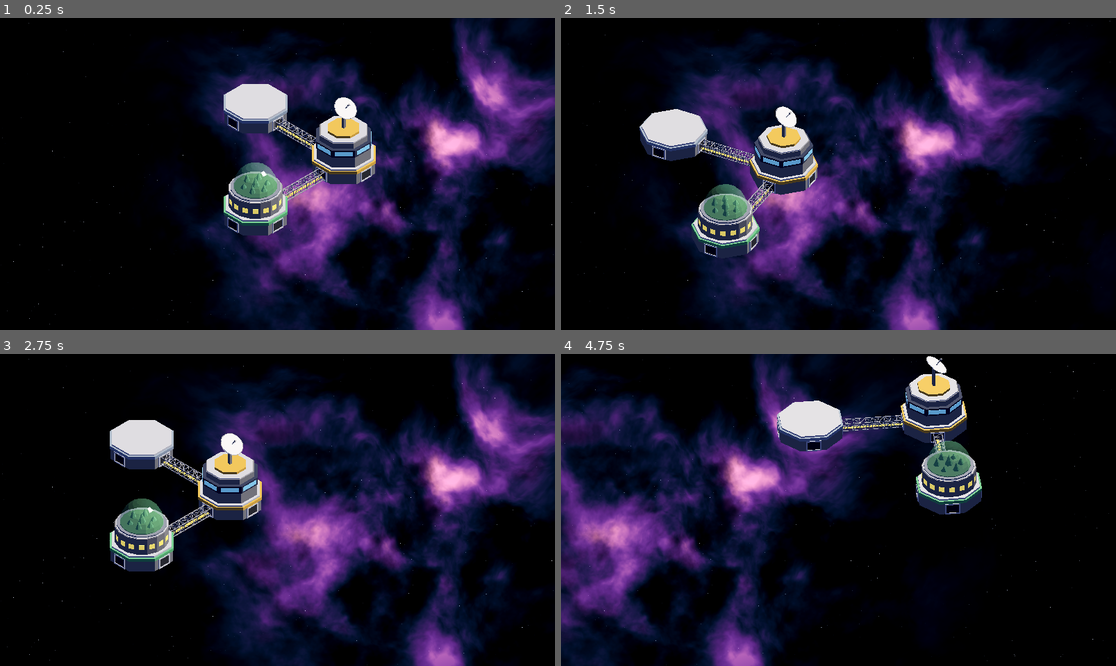
Above: before the commit, frames 1-4 (two rows, left to right).
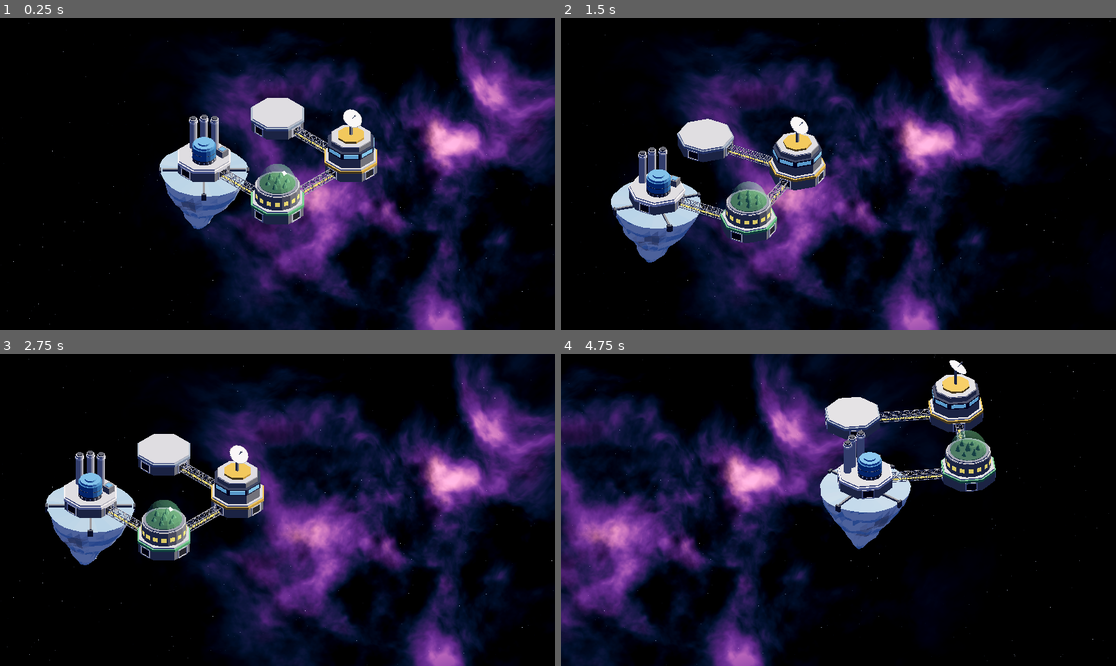
Above: after the commit, the same moments.

Repository: mturnbo/DeepYield
Game: Godot game, scene res://design/space/space_setting.tscn
The game is run twice, just before and just after one commit, with the same random seed, the same clock (stepped at 60 frames per second) and the same inputs.
Inputs (mouse positions are in pixels of both pictures, inside the frame that each line leads up to):
- Up to frame 1 (0.25 s): no input
- Up to frame 2 (1.5 s): tap Enter at 0.5 s; move the mouse to (960, 158) at 0.52 s; hold D 0.53-1.25 s; tap R at 0.6 s; click (960, 158) at 0.67 s; drag from (727, 189) to (810, 236) at 1.27 s
- Up to frame 3 (2.75 s): tap Space at 2 s; move the mouse to (333, 441) at 2.02 s; hold D from 2.03 s (still down); tap R at 2.1 s
- Up to frame 4 (4.75 s): release D at 2.75 s; drag from (810, 572) to (672, 463) at 2.77 s; tap Enter at 3.5 s; move the mouse to (1005, 556) at 3.52 s; hold A 3.53-4.25 s; tap R at 3.6 s; drag from (672, 463) to (755, 432) at 4.27 s

The runs differ from the first frame. In frame 1, 9.3% of the frame differs, in the area x 28-68%, y 21-70%; in frame 2, 9.8%; in frame 3, 9.5%; in frame 4, 11%, in the area x 38-79%, y 0-63%.

Commit message:
Add electrolysis plant with ice cradle and seeded comet ice chunks
Co-Authored-By: Claude Opus 5.5 <noreply@anthropic.com>

Diff:
--- /dev/null
+++ b/design/modules/electrolysis_plant.gd
@@ -0,0 +1,150 @@
+@tool
+extends "res://design/modules/module_base.gd"
+## The electrolysis plant: a module base with a white band, a round blue water tank,
+## three tall oxygen cylinders along the back and a small pump house. Under the keel
+## is the ice cradle: a collar with four clamp arms that grip the top edge of a towed
+## ice chunk. A chunk placed at ICE_MOUNT_Y locks into the cradle.
+## Distances are in meters.
+
+@export var tank_radius := 7.0:
+	set(value):
+		tank_radius = value
+		_rebuild()
+@export var tank_height := 7.0:
+	set(value):
+		tank_height = value
+		_rebuild()
+@export var cylinder_radius := 2.25:
+	set(value):
+		cylinder_radius = value
+		_rebuild()
+@export var cylinder_height := 20.0:
+	set(value):
+		cylinder_height = value
+		_rebuild()
+## How far out the cradle arms reach, to just inside the top edge of a 50 m chunk.
+@export var cradle_reach := 24.0:
+	set(value):
+		cradle_reach = value
+		_rebuild()
+@export var tank_color := Color("3d7fbf"):
+	set(value):
+		tank_color = value
+		_rebuild()
+@export var tank_top_color := Color("62a8e4"):
+	set(value):
+		tank_top_color = value
+		_rebuild()
+@export var cylinder_color := Color("b5bac2"):
+	set(value):
+		cylinder_color = value
+		_rebuild()
+@export var trim_color := Color("4a4f5a"):
+	set(value):
+		trim_color = value
+		_rebuild()
+@export var light_color := Color("e9edf2"):
+	set(value):
+		light_color = value
+		_rebuild()
+
+const ICE_MOUNT_Y := -6.0
+const TANK_SIDES := 16
+# The tank sits a little forward of center, toward the southeast.
+const TANK_CENTER := Vector3(2.5, 0, 2.5)
+# The pump house sits in the northeast corner.
+const PUMP_HOUSE_CENTER := Vector3(7.5, 0, -7.5)
+const BACK := Vector3(-0.7071, 0, -0.7071)
+const ALONG_BACK := Vector3(0.7071, 0, -0.7071)
+
+var _plant: MeshInstance3D
+
+
+func _init() -> void:
+	band_color = Color("f2f4f7")
+
+
+func _rebuild() -> void:
+	super()
+	if not is_inside_tree():
+		return
+	if _plant == null:
+		_plant = MeshInstance3D.new()
+		add_child(_plant)
+
+	var tank := SurfaceTool.new()
+	var tank_top := SurfaceTool.new()
+	var cylinders := SurfaceTool.new()
+	var trim := SurfaceTool.new()
+	var light := SurfaceTool.new()
+	var walls := SurfaceTool.new()
+	for st in [tank, tank_top, cylinders, trim, light, walls]:
+		st.begin(Mesh.PRIMITIVE_TRIANGLES)
+
+	var deck_top := hull_height / 2.0 + band_height + deck_height
+	_add_tank(tank, tank_top, trim, light, deck_top)
+	for spot in [BACK * 9.5, BACK * 8.0 + ALONG_BACK * 6.2, BACK * 8.0 - ALONG_BACK * 6.2]:
+		_add_cylinder(cylinders, light, trim, spot, deck_top)
+	_add_pump_house(walls, tank_top, deck_top)
+	_add_cradle(trim, walls)
+
+	var mesh := ArrayMesh.new()
+	for pair in [[tank, tank_color], [tank_top, tank_top_color], [cylinders, cylinder_color], [trim, trim_color], [light, light_color], [walls, hull_color]]:
+		pair[0].commit(mesh)
+		mesh.surface_set_material(mesh.get_surface_count() - 1, MeshBuilder.make_material(pair[1]))
+	_plant.mesh = mesh
+
+
+# A dark plinth with small lit windows, the blue tank with a seam around its middle,
+# then a shoulder and a cap on top.
+func _add_tank(tank: SurfaceTool, top: SurfaceTool, trim: SurfaceTool, light: SurfaceTool, deck_top: float) -> void:
+	var plinth_top := deck_top + 2.5
+	var tank_top := plinth_top + tank_height
+	_add_round(trim, TANK_CENTER, tank_radius, deck_top, plinth_top)
+	_add_round(tank, TANK_CENTER, tank_radius, plinth_top, tank_top)
+	_add_round(trim, TANK_CENTER, tank_radius + 0.15, plinth_top + tank_height * 0.5 - 0.15, plinth_top + tank_height * 0.5 + 0.15)
+	_add_round(top, TANK_CENTER, tank_radius * 0.88, tank_top, tank_top + 1.4)
+	_add_round(top, TANK_CENTER, tank_radius * 0.5, tank_top + 1.4, tank_top + 2.4)
+
+	var apothem := tank_radius * cos(PI / TANK_SIDES)
+	for i in TANK_SIDES:
+		var facing := Basis(Vector3.UP, i * TAU / TANK_SIDES)
+		var spot := TANK_CENTER + facing * Vector3(apothem, deck_top + 1.25, 0)
+		MeshBuilder.add_box(light, Vector3(0.2, 1.1, 0.7), Transform3D(facing, spot))
+
+
+# A tall oxygen cylinder with a light collar near the top and a darker cap.
+func _add_cylinder(body: SurfaceTool, light: SurfaceTool, trim: SurfaceTool, spot: Vector3, deck_top: float) -> void:
+	var top := deck_top + cylinder_height
+	_add_round(body, spot, cylinder_radius, deck_top, top)
+	_add_round(light, spot, cylinder_radius + 0.35, top - 2.4, top - 1.4)
+	_add_round(trim, spot, cylinder_radius * 0.75, top, top + 0.8)
+
+
+# A small block with a blue skylight on its roof.
+func _add_pump_house(walls: SurfaceTool, glass: SurfaceTool, deck_top: float) -> void:
+	var size := Vector3(5.0, 4.0, 5.0)
+	MeshBuilder.add_box(walls, size, Transform3D(Basis(), PUMP_HOUSE_CENTER + Vector3(0, deck_top + size.y / 2.0, 0)))
+	MeshBuilder.add_box(glass, Vector3(3.2, 0.3, 3.2), Transform3D(Basis(), PUMP_HOUSE_CENTER + Vector3(0, deck_top + size.y + 0.15, 0)))
+
+
+# A collar under the keel with four arms reaching out on the diagonals, between the
+# frame ports. Each arm ends in a clamp that drops over the edge of the ice.
+func _add_cradle(trim: SurfaceTool, walls: SurfaceTool) -> void:
+	var keel_bottom := -hull_height / 2.0 - keel_height
+	MeshBuilder.add_prism(trim, 8, _corner_radius(18.0), _corner_radius(18.0), ICE_MOUNT_Y + 0.6, keel_bottom, PI / 8.0)
+	for i in 4:
+		var direction := Basis(Vector3.UP, PI / 4.0 + i * PI / 2.0) * Vector3.RIGHT
+		var root := direction * 8.0 + Vector3(0, keel_bottom - 0.6, 0)
+		var elbow := direction * cradle_reach + Vector3(0, ICE_MOUNT_Y + 1.0, 0)
+		MeshBuilder.add_strut(walls, root, elbow, 1.2)
+		MeshBuilder.add_strut(walls, root + Vector3(0, -0.8, 0), elbow + Vector3(0, -0.4, 0), 0.8)
+		var clamp_basis := Basis(Vector3.UP, atan2(-direction.z, direction.x))
+		MeshBuilder.add_box(trim, Vector3(1.4, 4.0, 3.0), Transform3D(clamp_basis, elbow + direction * 1.4 + Vector3(0, -1.5, 0)))
+
+
+func _add_round(st: SurfaceTool, center: Vector3, radius: float, bottom: float, top: float) -> void:
+	var piece := SurfaceTool.new()
+	piece.begin(Mesh.PRIMITIVE_TRIANGLES)
+	MeshBuilder.add_prism(piece, TANK_SIDES, radius, radius, bottom, top, PI / TANK_SIDES)
+	st.append_from(piece.commit(), 0, Transform3D(Basis(), center))
--- a/design/modules/frame_piece.gd
+++ b/design/modules/frame_piece.gd
@@ -79,8 +79,8 @@
 		var x1 := x0 + bay
 		var flip := 1.0 if i % 2 == 0 else -1.0
 		for z in [-hz, hz]:
-			_strut(truss, Vector3(x0, -hy * flip, z), Vector3(x1, hy * flip, z))
-		_strut(truss, Vector3(x0, hy, -hz * flip), Vector3(x1, hy, hz * flip))
+			MeshBuilder.add_strut(truss, Vector3(x0, -hy * flip, z), Vector3(x1, hy * flip, z), brace_thickness)
+		MeshBuilder.add_strut(truss, Vector3(x0, hy, -hz * flip), Vector3(x1, hy, hz * flip), brace_thickness)
 
 	# The rail runs along the floor of the truss.
 	_box(rail, Vector3(length, 0.3, 1.4), Vector3(length / 2.0, -hy + chord_thickness / 2.0 + 0.15, 0))
@@ -95,14 +95,3 @@
 
 func _box(st: SurfaceTool, size: Vector3, center: Vector3) -> void:
 	MeshBuilder.add_box(st, size, Transform3D(Basis(), center))
-
-
-# A thin box from one point to another.
-func _strut(st: SurfaceTool, from: Vector3, to: Vector3) -> void:
-	var along := to - from
-	var x_axis := along.normalized()
-	var helper := Vector3.UP if absf(x_axis.dot(Vector3.UP)) < 0.9 else Vector3.BACK
-	var z_axis := x_axis.cross(helper).normalized()
-	var y_axis := z_axis.cross(x_axis)
-	var strut_basis := Basis(x_axis, y_axis, z_axis)
-	MeshBuilder.add_box(st, Vector3(along.length(), brace_thickness, brace_thickness), Transform3D(strut_basis, (from + to) / 2.0))
--- /dev/null
+++ b/design/modules/ice_chunk.gd
@@ -0,0 +1,162 @@
+@tool
+extends Node3D
+## A chunk of comet ice, carved out by laser and towed home. The flat top is the cut
+## face that locks into the electrolysis plant's cradle, and the cone hangs below it.
+## Every chunk has the same general shape: about 50 m across and a cone. The seed
+## changes the details: lumps, glacier-like ridges running down the sides, a slight
+## lean, uneven layers and the blue and dirty patches. The origin is the center of
+## the top face. Distances are in meters.
+
+@export var chunk_seed := 1:
+	set(value):
+		chunk_seed = value
+		_rebuild()
+@export var width := 50.0:
+	set(value):
+		width = value
+		_rebuild()
+@export var depth := 40.0:
+	set(value):
+		depth = value
+		_rebuild()
+## Big rounded bulges and hollows, as a share of the radius.
+@export_range(0.0, 0.3) var lumpiness := 0.13:
+	set(value):
+		lumpiness = value
+		_rebuild()
+## Long grooves running down the sides, as a share of the radius.
+@export_range(0.0, 0.3) var ridge_strength := 0.1:
+	set(value):
+		ridge_strength = value
+		_rebuild()
+## How far the tip can wander off center, as a share of the radius.
+@export_range(0.0, 0.4) var lean := 0.15:
+	set(value):
+		lean = value
+		_rebuild()
+@export var ice_color := Color("dcecf5"):
+	set(value):
+		ice_color = value
+		_rebuild()
+@export var deep_color := Color("6fa8d6"):
+	set(value):
+		deep_color = value
+		_rebuild()
+@export var dirt_color := Color("7d7f85"):
+	set(value):
+		dirt_color = value
+		_rebuild()
+@export var cut_color := Color("a9c3d6"):
+	set(value):
+		cut_color = value
+		_rebuild()
+
+const SIDES := 32
+const RINGS := 12
+# How much smaller the blunt tip is than the top, as a share of the radius.
+const TIP_SIZE := 0.08
+
+var _mesh_instance: MeshInstance3D
+var _tint: FastNoiseLite
+var _dirt: FastNoiseLite
+
+
+func _ready() -> void:
+	_rebuild()
+
+
+func _rebuild() -> void:
+	if not is_inside_tree():
+		return
+	if _mesh_instance == null:
+		_mesh_instance = MeshInstance3D.new()
+		add_child(_mesh_instance)
+
+	var rng := RandomNumberGenerator.new()
+	rng.seed = chunk_seed
+	var lumps := _make_noise(rng.randi(), 0.035)
+	var ridges := _make_noise(rng.randi(), 0.12)
+	_tint = _make_noise(rng.randi(), 0.05)
+	_dirt = _make_noise(rng.randi(), 0.04)
+
+	var radius := width / 2.0
+	var height := depth * rng.randf_range(0.9, 1.1)
+	var stretch := Vector2(rng.randf_range(0.9, 1.1), rng.randf_range(0.9, 1.1))
+	var tip_offset := Vector2(rng.randf_range(-1, 1), rng.randf_range(-1, 1)).limit_length(1.0) * lean * radius
+
+	var rings := []
+	var centers := []
+	for k in RINGS + 1:
+		var t := float(k) / RINGS
+		if k > 0 and k < RINGS:
+			t += rng.randf_range(-0.3, 0.3) / RINGS
+		var center := Vector3(tip_offset.x * t * t, -height * t, tip_offset.y * t * t)
+		var ring_radius := radius * lerpf(1.0, TIP_SIZE, t) * (1.0 + 0.12 * sin(t * PI))
+		# The rim was cut cleanly, so it stays rounder than the rest.
+		var roughness := lerpf(0.3, 1.0, minf(t * 3.0, 1.0)) * radius
+		var twist := rng.randf_range(-0.5, 0.5) * TAU / SIDES
+		var points := []
+		for i in SIDES:
+			var angle := i * TAU / SIDES + twist
+			var direction := Vector3(cos(angle) * stretch.x, 0.0, sin(angle) * stretch.y)
+			var point := center + direction * ring_radius
+			var bulge := lumps.get_noise_3dv(point) * lumpiness
+			var groove := ridges.get_noise_3d(point.x, point.y * 0.15, point.z) * ridge_strength
+			points.append(point + direction.normalized() * (bulge + groove) * roughness)
+		rings.append(points)
+		centers.append(center)
+
+	var st := SurfaceTool.new()
+	st.begin(Mesh.PRIMITIVE_TRIANGLES)
+	for k in RINGS:
+		var upper: Array = rings[k]
+		var lower: Array = rings[k + 1]
+		var axis: Vector3 = (centers[k] + centers[k + 1]) / 2.0
+		for i in SIDES:
+			var j := (i + 1) % SIDES
+			_add_ice_triangle(st, upper[i], upper[j], lower[j], axis)
+			_add_ice_triangle(st, upper[i], lower[j], lower[i], axis)
+
+	var tip: Vector3 = centers[RINGS] + Vector3(0, -radius * TIP_SIZE, 0)
+	var last: Array = rings[RINGS]
+	for i in SIDES:
+		_add_ice_triangle(st, last[i], last[(i + 1) % SIDES], tip, centers[RINGS])
+
+	var top: Array = rings[0]
+	for i in SIDES:
+		st.set_color(cut_color.lerp(deep_color, 0.3 + 0.3 * _tint.get_noise_3dv(top[i])))
+		MeshBuilder.add_triangle(st, Vector3.ZERO, top[i], top[(i + 1) % SIDES], Vector3.UP)
+
+	var mesh := st.commit()
+	mesh.surface_set_material(0, _ice_material())
+	_mesh_instance.mesh = mesh
+
+
+# Colors each face from where it sits: mostly pale ice, with deep blue bands and
+# a few dirty patches.
+func _add_ice_triangle(st: SurfaceTool, a: Vector3, b: Vector3, c: Vector3, axis: Vector3) -> void:
+	var middle := (a + b + c) / 3.0
+	var band := 0.5 + 0.5 * sin(middle.y * 0.45 + _tint.get_noise_3dv(middle) * 4.0)
+	var color := ice_color.lerp(deep_color, smoothstep(0.55, 1.0, band) * 0.8)
+	var dirt := smoothstep(0.25, 0.55, _dirt.get_noise_3dv(middle))
+	color = color.lerp(dirt_color, dirt * 0.7)
+	st.set_color(color)
+	MeshBuilder.add_triangle(st, a, b, c, middle - Vector3(axis.x, middle.y, axis.z))
+
+
+func _make_noise(noise_seed: int, frequency: float) -> FastNoiseLite:
+	var noise := FastNoiseLite.new()
+	noise.seed = noise_seed
+	noise.frequency = frequency
+	return noise
+
+
+func _ice_material() -> StandardMaterial3D:
+	var material := StandardMaterial3D.new()
+	material.vertex_color_use_as_albedo = true
+	material.vertex_color_is_srgb = true
+	material.roughness = 0.35
+	material.metallic = 0.0
+	material.emission_enabled = true
+	material.emission = deep_color * 0.08
+	return material
--- /dev/null
+++ b/design/modules/ice_chunk_gallery.tscn
@@ -0,0 +1,68 @@
+[gd_scene load_steps=7 format=3]
+
+[ext_resource type="Script" path="res://design/space/iso_camera_rig.gd" id="1_rig"]
+[ext_resource type="Shader" path="res://design/space/nebula_backdrop.gdshader" id="2_neb"]
+[ext_resource type="Script" path="res://design/modules/ice_chunk.gd" id="3_ice"]
+
+[sub_resource type="Environment" id="Environment_space"]
+background_mode = 1
+background_color = Color(0.008, 0.011, 0.026, 1)
+ambient_light_source = 2
+ambient_light_color = Color(0.32, 0.36, 0.55, 1)
+ambient_light_energy = 0.8
+tonemap_mode = 2
+glow_enabled = true
+glow_intensity = 0.5
+
+[sub_resource type="ShaderMaterial" id="ShaderMaterial_nebula"]
+render_priority = -128
+shader = ExtResource("2_neb")
+
+[sub_resource type="QuadMesh" id="QuadMesh_backdrop"]
+material = SubResource("ShaderMaterial_nebula")
+size = Vector2(2, 2)
+
+[node name="IceChunkGallery" type="Node3D"]
+
+[node name="WorldEnvironment" type="WorldEnvironment" parent="."]
+environment = SubResource("Environment_space")
+
+[node name="Sun" type="DirectionalLight3D" parent="."]
+rotation = Vector3(-0.85, 2.6, 0)
+light_color = Color(1, 0.95, 0.88, 1)
+light_energy = 1.3
+
+[node name="CameraRig" type="Node3D" parent="."]
+position = Vector3(74, -20, -74)
+script = ExtResource("1_rig")
+zoom = 150.0
+
+[node name="Camera3D" type="Camera3D" parent="CameraRig"]
+projection = 1
+current = true
+size = 150.0
+near = 1.0
+far = 10000.0
+
+[node name="NebulaBackdrop" type="MeshInstance3D" parent="CameraRig/Camera3D"]
+cast_shadow = 0
+extra_cull_margin = 16384.0
+mesh = SubResource("QuadMesh_backdrop")
+
+[node name="IceChunk1" type="Node3D" parent="."]
+script = ExtResource("3_ice")
+
+[node name="IceChunk2" type="Node3D" parent="."]
+position = Vector3(49.5, 0, -49.5)
+script = ExtResource("3_ice")
+chunk_seed = 2
+
+[node name="IceChunk3" type="Node3D" parent="."]
+position = Vector3(99, 0, -99)
+script = ExtResource("3_ice")
+chunk_seed = 3
+
+[node name="IceChunk4" type="Node3D" parent="."]
+position = Vector3(148.5, 0, -148.5)
+script = ExtResource("3_ice")
+chunk_seed = 4
--- a/design/modules/mesh_builder.gd
+++ b/design/modules/mesh_builder.gd
@@ -35,6 +35,17 @@
 	]
 	for face in faces:
 		add_quad(st, corners[face[0]], corners[face[1]], corners[face[2]], corners[face[3]], xform.basis * face[4])
+
+
+# A thin square box from one point to another.
+static func add_strut(st: SurfaceTool, from: Vector3, to: Vector3, thickness: float) -> void:
+	var along := to - from
+	var x_axis := along.normalized()
+	var helper := Vector3.UP if absf(x_axis.dot(Vector3.UP)) < 0.9 else Vector3.BACK
+	var z_axis := x_axis.cross(helper).normalized()
+	var y_axis := z_axis.cross(x_axis)
+	var strut_basis := Basis(x_axis, y_axis, z_axis)
+	add_box(st, Vector3(along.length(), thickness, thickness), Transform3D(strut_basis, (from + to) / 2.0))
 
 
 # A prism around the vertical axis, or a frustum when the two radii differ.
--- a/design/space/space_setting.tscn
+++ b/design/space/space_setting.tscn
@@ -8,6 +8,8 @@
 [ext_resource type="Script" path="res://design/space/comet.gd" id="6_comet"]
 [ext_resource type="Script" path="res://design/modules/command_module.gd" id="7_command"]
 [ext_resource type="Script" path="res://design/modules/habitat_module.gd" id="8_habitat"]
+[ext_resource type="Script" path="res://design/modules/electrolysis_plant.gd" id="9_plant"]
+[ext_resource type="Script" path="res://design/modules/ice_chunk.gd" id="10_ice"]
 
 [sub_resource type="Environment" id="Environment_space"]
 background_mode = 1
@@ -38,14 +40,14 @@
 light_energy = 1.3
 
 [node name="CameraRig" type="Node3D" parent="."]
-position = Vector3(45, 0, 30)
+position = Vector3(30, -8, 30)
 script = ExtResource("1_rig")
-zoom = 150.0
+zoom = 180.0
 
 [node name="Camera3D" type="Camera3D" parent="CameraRig"]
 projection = 1
 current = true
-size = 150.0
+size = 180.0
 near = 1.0
 far = 10000.0
 
@@ -85,6 +87,22 @@
 position = Vector3(60, 0, 60)
 script = ExtResource("8_habitat")
 
+[node name="FramePiece5" type="Node3D" parent="Platform"]
+position = Vector3(15, 0, 60)
+script = ExtResource("5_frame")
+
+[node name="FramePiece6" type="Node3D" parent="Platform"]
+position = Vector3(30, 0, 60)
+script = ExtResource("5_frame")
+
+[node name="ElectrolysisPlant" type="Node3D" parent="Platform"]
+position = Vector3(0, 0, 60)
+script = ExtResource("9_plant")
+
+[node name="IceChunk" type="Node3D" parent="Platform/ElectrolysisPlant"]
+position = Vector3(0, -6, 0)
+script = ExtResource("10_ice")
+
 [node name="AsteroidField" type="Node3D" parent="."]
 position = Vector3(-636, 0, -636)
 script = ExtResource("3_field")
Not shown, added: design/modules/electrolysis_plant.gd.uid
Not shown, added: design/modules/ice_chunk.gd.uid
Not shown: 1 places in design/space/space_setting.tscn that only renumber resources
